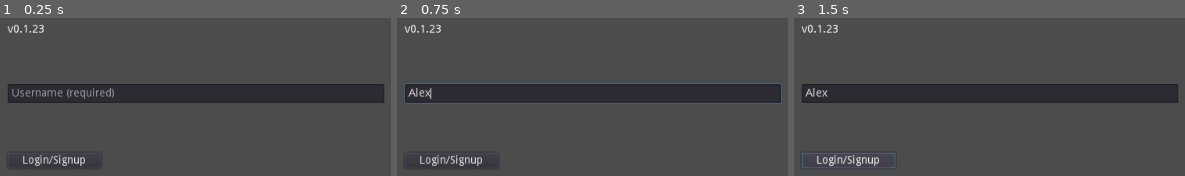
Above: before the commit, frames 1-3 (left to right).
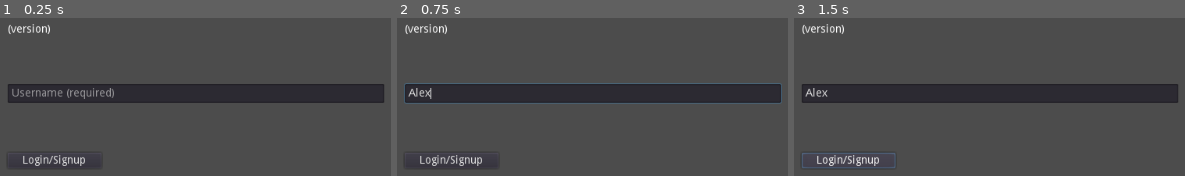
Above: after the commit, the same moments.

Repository: newnoiseworks/omgd
Game: Godot game, scene res://Authentication/Authentication.tscn
Same seed, same stepped clock (60 frames per second), same inputs: the game is played once before the commit and once after it.
Inputs (mouse positions are in pixels of both pictures, inside the frame that each line leads up to):
- Up to frame 1 (0.25 s): no input
- Up to frame 2 (0.75 s): click (592, 93) at 0.52 s; type "Alex" at 0.6 s
- Up to frame 3 (1.5 s): click "Login/Signup" at 1.25 s

The runs differ from the first frame. In frame 1, 0.4% of the frame differs, in the area x 1-13%, y 3-11%; in frame 2, 0.4%; in frame 3, 0.4%.
Error after the commit: Parse Error: Error parsing expression, misplaced: '<' (res://Autoloads/GameConfig.gd:5)

Commit message:
better whitespace, sensible defaults

Diff:
--- a/static/new/game/Autoloads/GameConfig.gd
+++ b/static/new/game/Autoloads/GameConfig.gd
@@ -1,7 +1,7 @@
 extends Node
 
-const nakama_host = "127.0.0.1"
-const nakama_key = "default-key"
-const nakama_port = 7350
-const nakama_secure = false
-const version = "0.1.23"
+const nakama_host = "<no value>"
+const nakama_key = "<no value>"
+const nakama_port = <no value>
+const nakama_secure = <no value>
+const version = "<no value>"
Not shown, changed: static/channel/game/Autoloads/ChannelManager.gd.omgdtpl
